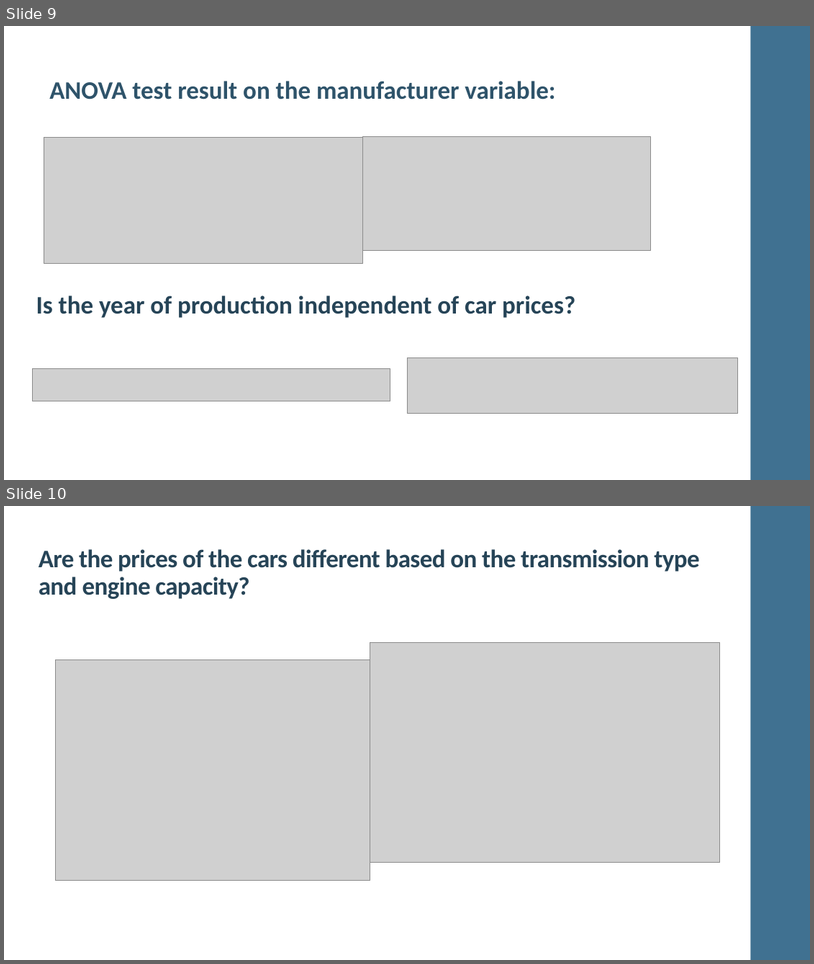
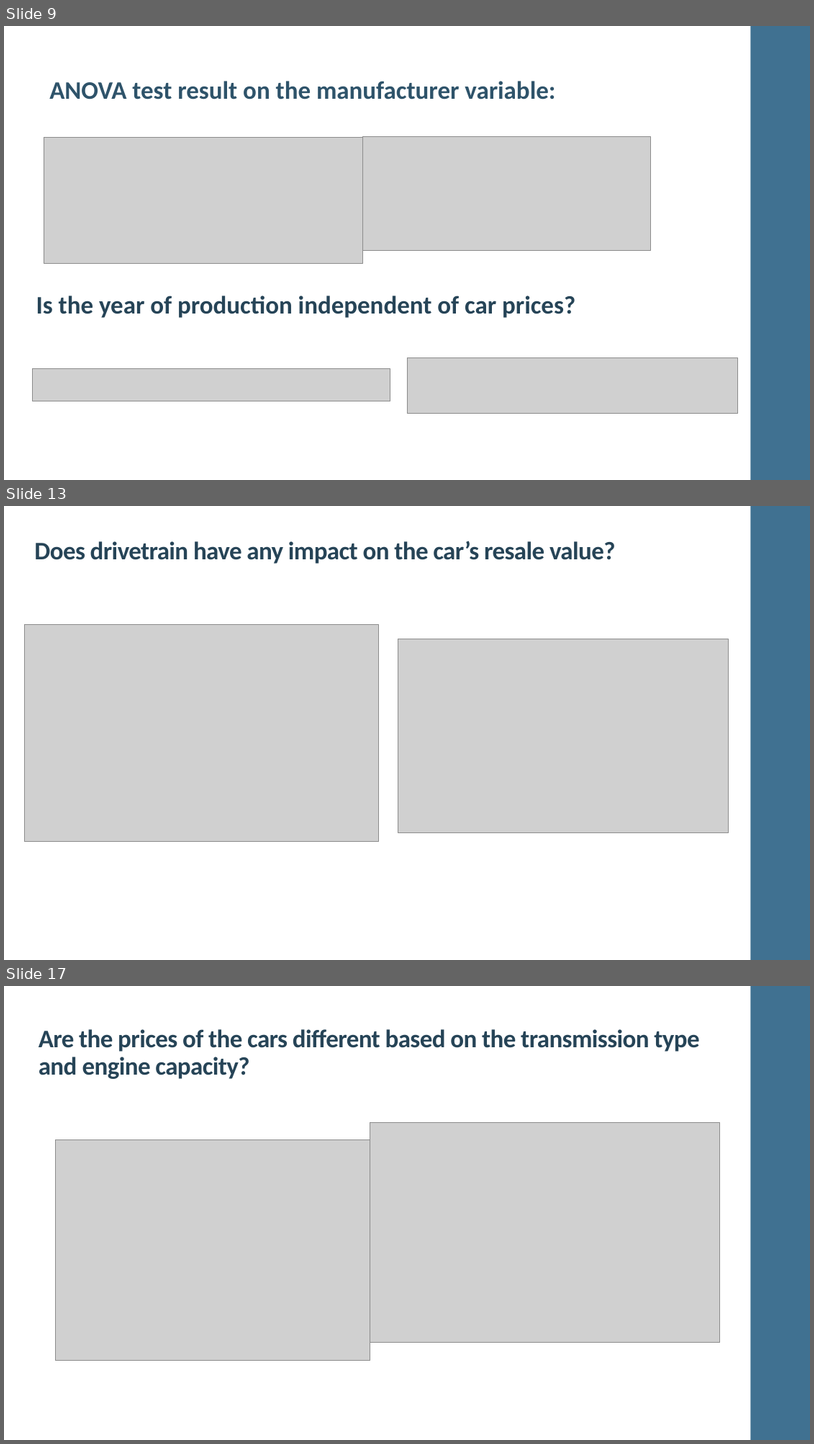
Before and after one commit to MANOJKUMAR1302/22FA_Dataverse_Team08, a slide deck: Team 8_UsedCarsPricePrediction.pptx. Shown one above the other, each under a label of ours: slides 9 and 10 before the commit, slides 9, 13 and 17 after it; the slides between them are not shown. The pictures are 814x964 and 814x1444 pixels, drawn with LibreOffice and Linux fonts; fonts in the diff are those of the drawing; grey boxes stand for pictures. Boxes give left, top, right and bottom in pixels: in the first picture for what was removed or moved away, otherwise in the second. Text is boxed around its words. In the diff, an @@ line names an element or a change of style, - is before the commit and + after.

```diff
--- a/Team 8_UsedCarsPricePrediction.pptx
+++ b/Team 8_UsedCarsPricePrediction.pptx
@@ slide 13 added at (4, 506, 810, 960), background #FFFFFF; not listed: 1 template element that a slide beside it also shows @@
@@ text added at (34, 541, 616, 564), 30 pt, text #264457, bold @@
+Does drivetrain have any impact on the car’s resale value?
@@ picture added at (25, 624, 379, 841) @@
@@ picture added at (399, 639, 729, 832) @@
@@ what was slide 10 is now slide 17 @@
```
Also in this commit, not shown: 6 other slides added.
